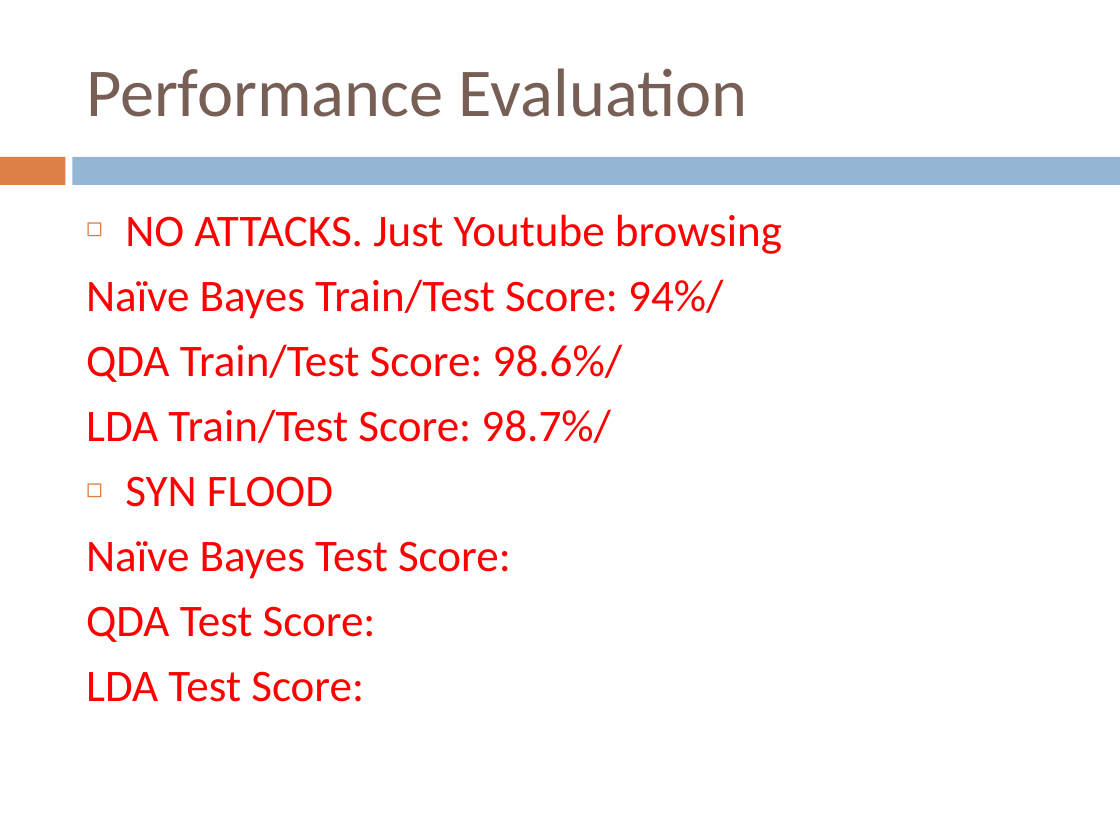
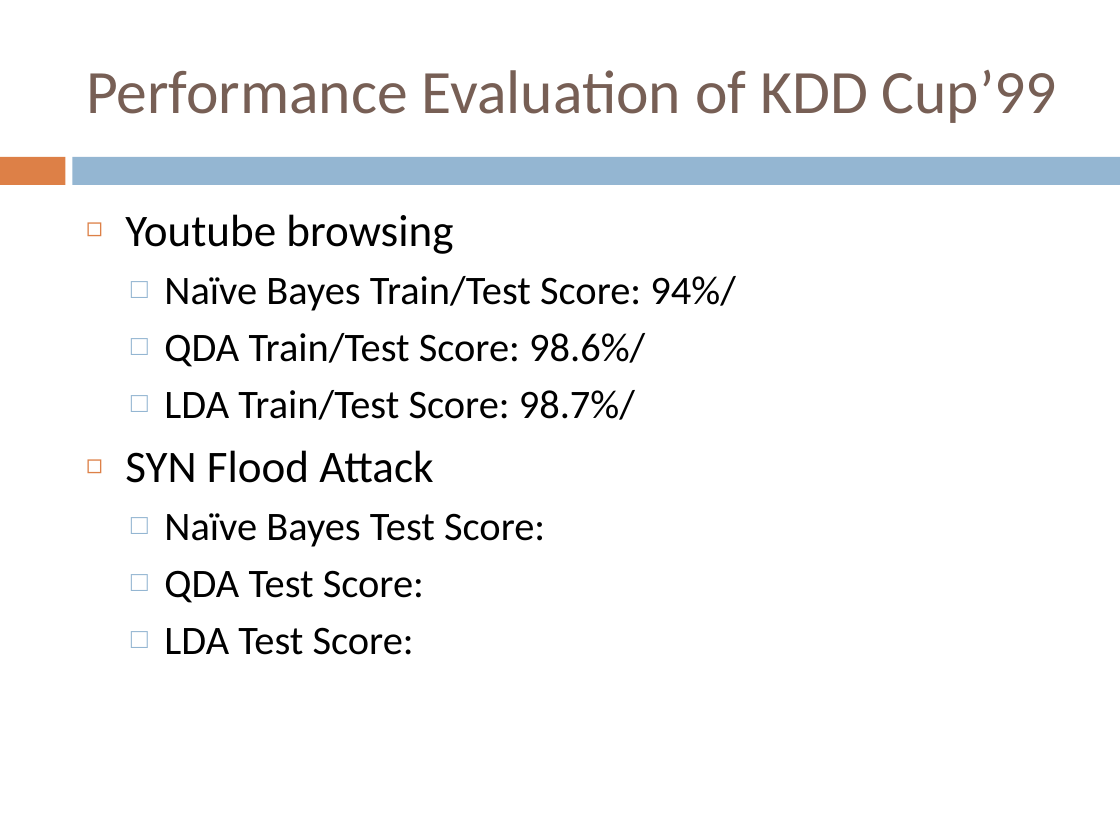
Before and after one commit to AndrewQuijano/Operating_Systems_II, a slide deck: slide 21 of OS_Presentation.pptx. Drawn at 1120x840 pixels with LibreOffice and Linux fonts; fonts in the diff are those of the drawing. Boxes give left, top, right and bottom in pixels: in the first picture for what was removed or moved away, otherwise in the second. Text is boxed around its words. In the diff, an @@ line names an element or a change of style, - is before the commit and + after.

```diff
--- a/OS_Presentation.pptx
+++ b/OS_Presentation.pptx
@@ title at bbox=[86, 70, 1057, 123]: text changed; size 44 to 39.6 pt @@
-Performance Evaluation
+Performance Evaluation of KDD Cup’99
@@ text at bbox=[125, 214, 453, 254]: text changed; text colour #FF0000 to #000000 @@
-◻ NO ATTACKS. Just Youtube browsing
+◻ Youtube browsing
@@ text at bbox=[164, 276, 735, 655]: size 29 to 26 pt, text colour #FF0000 to #000000 in "Naïve Bayes Train/Test Score: 94%/", "QDA Train/Test Score: 98.6%/", "LDA Train/Test Score: 98.7%/", "Naïve Bayes Test Score:" and 2 more places; bullet none to □; list level 1 to 2 in "Naïve Bayes Train/Test Score: 94%/"; list level 1 to 2 in "QDA Train/Test Score: 98.6%/"; list level 1 to 2 in "LDA Train/Test Score: 98.7%/"; list level 1 to 2 in "Naïve Bayes Test Score:"; list level 1 to 2 in "QDA Test Score:"; list level 1 to 2 in "LDA Test Score:" @@
@@ text at bbox=[125, 450, 433, 483]: text changed; text colour #FF0000 to #000000 @@
-◻ SYN FLOOD
+◻ SYN Flood Attack
```
Also in this commit, not shown: 3 other slides changed, 1 slide added.
